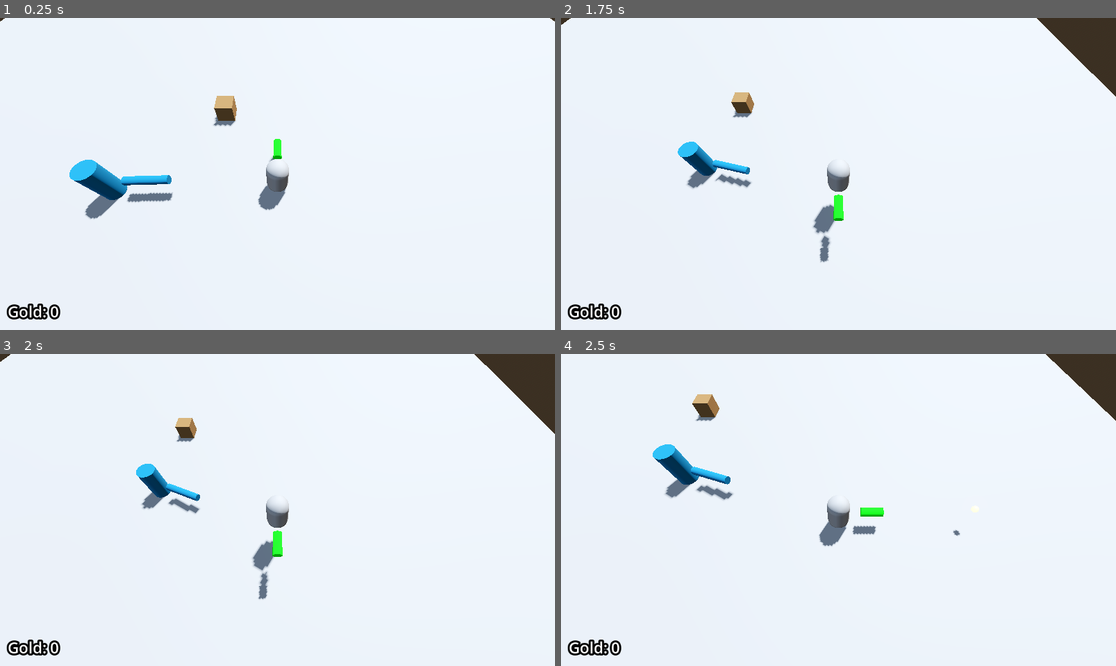
Above: before the commit, frames 1-4 (two rows, left to right).
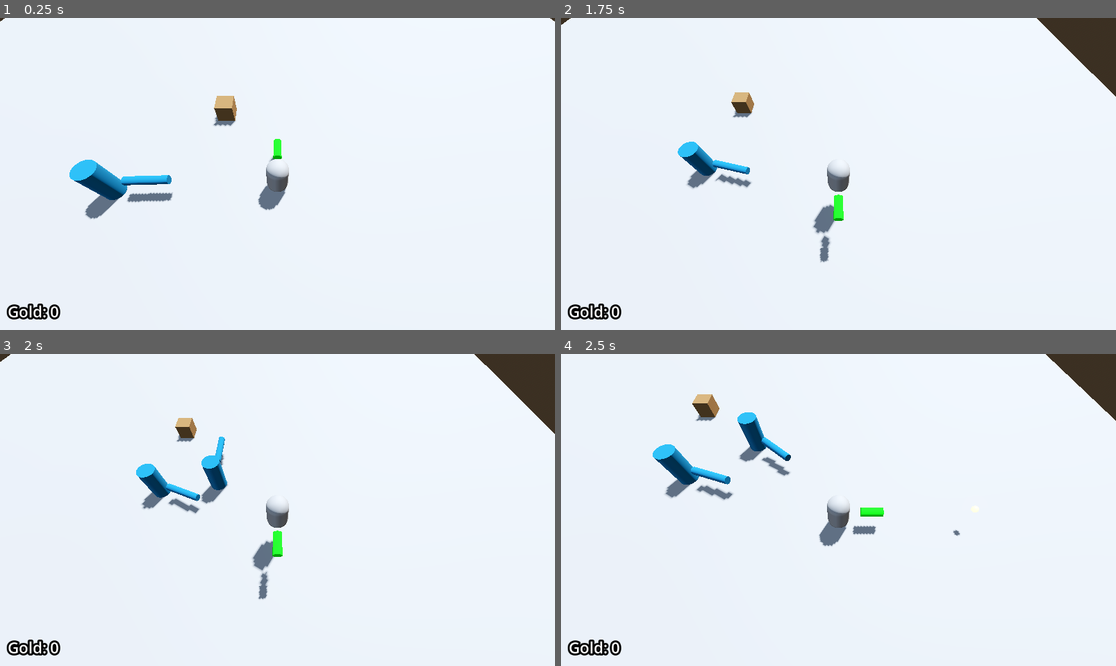
Above: after the commit, the same moments.

Repository: Ra-vanTech/ProjectBoozeArmy
Game: Godot game, scene res://Escena1_BoozeArmy.tscn
The game is run twice, just before and just after one commit, with the same random seed, the same clock (stepped at 60 frames per second) and the same inputs.
Inputs (mouse positions are in pixels of both pictures, inside the frame that each line leads up to):
- Up to frame 1 (0.25 s): no input
- Up to frame 2 (1.75 s): move the mouse to (960, 158) at 0.52 s; hold D (move_right) 0.53-1.28 s; right-click (960, 158) at 0.6 s; tap Space (jump) at 0.77, 1.52 s; move the mouse to (727, 189) at 1.27 s; hold S (move_back) from 1.28 s (still down); right-click (727, 189) at 1.35 s
- Up to frame 3 (2 s): keep holding S (move_back)
- Up to frame 4 (2.5 s): move the mouse to (894, 441) at 2.02 s; release S (move_back) at 2.03 s; hold D (move_right) from 2.03 s (still down); right-click (894, 441) at 2.1 s

Frames 1-2 are identical in both runs. In frame 3, 0.6% of the frame differs, in the area x 36-42%, y 26-49%; in frame 4, 0.8%, in the area x 31-42%, y 18-40%.
Error before the commit: Invalid call. Nonexistent function 'get_spawn_rate' in base 'Nil'. (res://core/managers/scripts/enemy_spawner.gd:28)

Commit message:
[refactor] la verdad no sé

Diff:
--- a/Escena1_BoozeArmy.tscn
+++ b/Escena1_BoozeArmy.tscn
@@ -51,7 +51,8 @@
 [node name="Enemy" parent="." unique_id=1268067690 instance=ExtResource("6_7d05b")]
 transform = Transform3D(1, 0, 0, 0, 1, 0, 0, 0, 1, -8.493926, 1, 0.25862312)
 
-[node name="EnemySpawner" parent="." unique_id=2036019453 instance=ExtResource("7_f7pk7")]
+[node name="EnemySpawner" parent="." unique_id=2036019453 node_paths=PackedStringArray("difficulty_manager") instance=ExtResource("7_f7pk7")]
 enemy = ExtResource("6_7d05b")
+difficulty_manager = NodePath("../DifficultyManager")
 
 [node name="DifficultyManager" parent="." unique_id=974227039 instance=ExtResource("7_7120o")]
